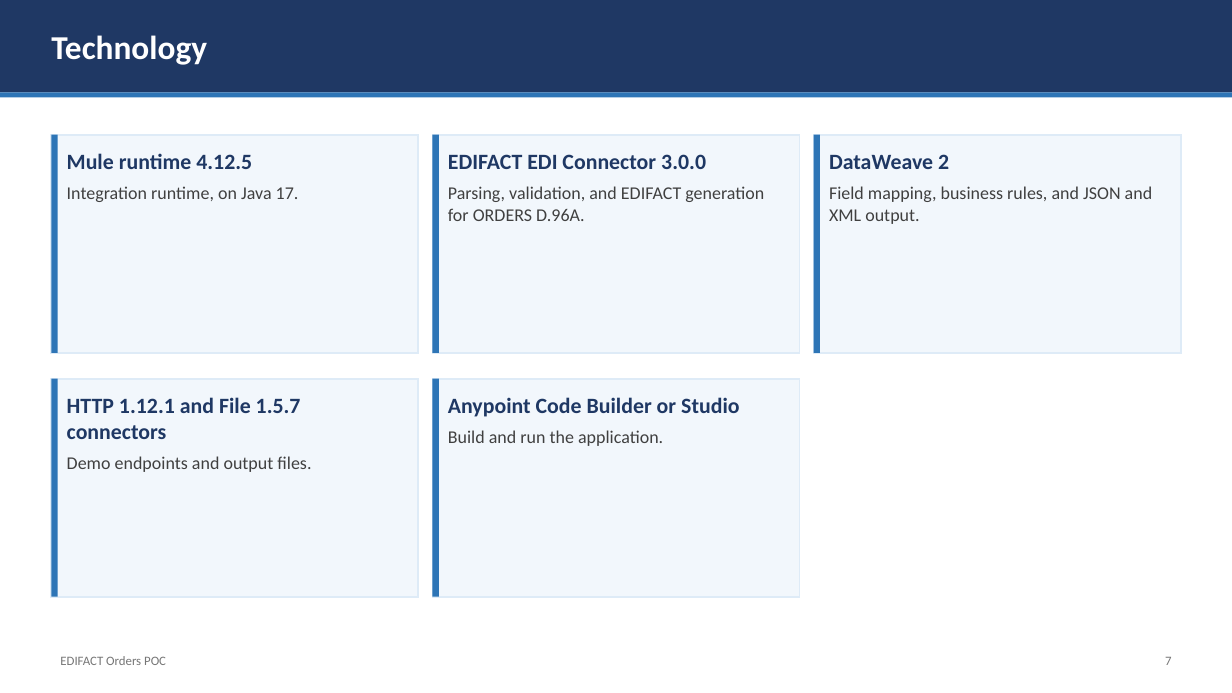
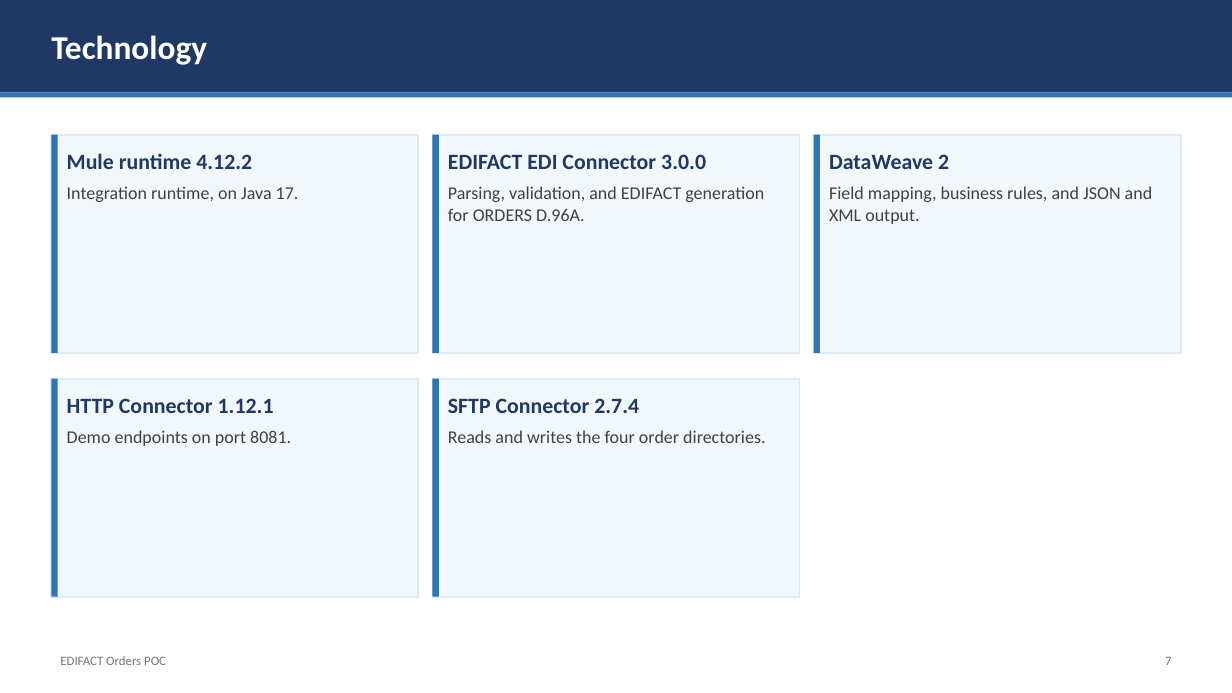
Before and after one commit to subhash-builds/edifact-orders-poc, a slide deck: slide 7 of EDIFACT-Orders-POC.pptx. Drawn at 1232x693 pixels with LibreOffice and Linux fonts; fonts in the diff are those of the drawing. Boxes give left, top, right and bottom in pixels: in the first picture for what was removed or moved away, otherwise in the second. Text is boxed around its words. In the diff, an @@ line names an element or a change of style, - is before the commit and + after.

```diff
--- a/EDIFACT-Orders-POC.pptx
+++ b/EDIFACT-Orders-POC.pptx
@@ text in rectangle at box(67, 153, 252, 169): text changed @@
-Mule runtime 4.12.5
+Mule runtime 4.12.2
@@ text in rectangle at box(67, 398, 291, 446): text changed; size 17 to 14 pt; text colour #1F3864 to #404040; bold off @@
-HTTP 1.12.1 and File 1.5.7 connectors
-Demo endpoints and output files.
+HTTP Connector 1.12.1
+Demo endpoints on port 8081.
@@ text in rectangle at box(448, 398, 765, 443): text changed; size 17 to 14 pt; text colour #1F3864 to #404040; bold off @@
-Anypoint Code Builder or Studio
-Build and run the application.
+SFTP Connector 2.7.4
+Reads and writes the four order directories.
```
Also in this commit, not shown: 8 other slides changed.
